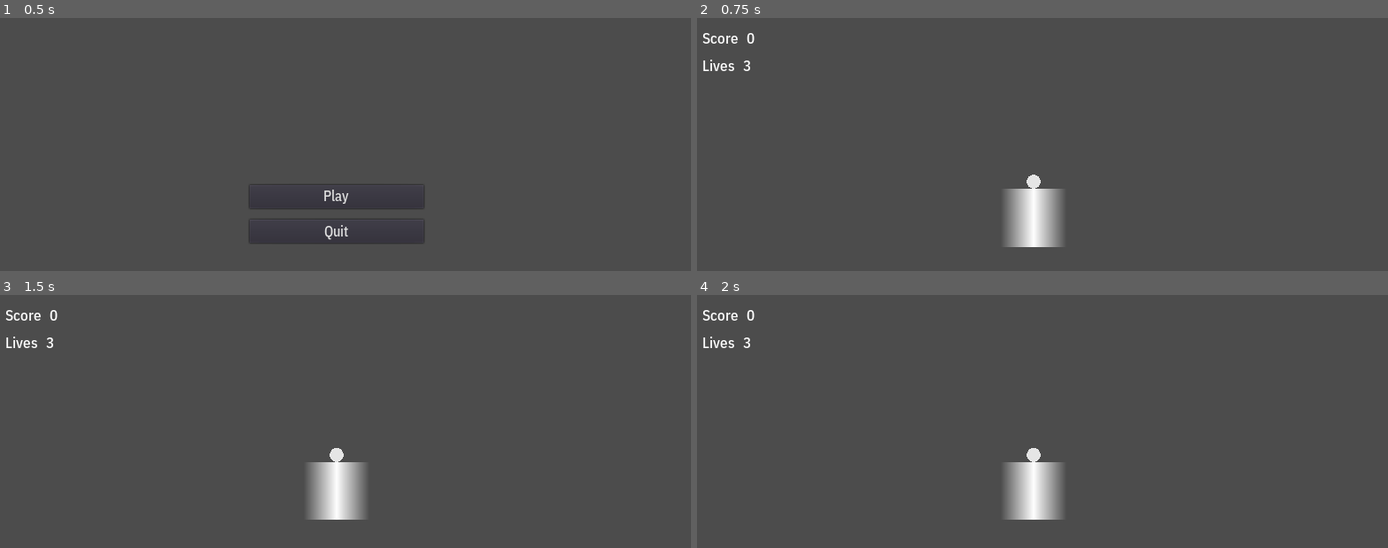
Above: before the commit, frames 1-4 (two rows, left to right).
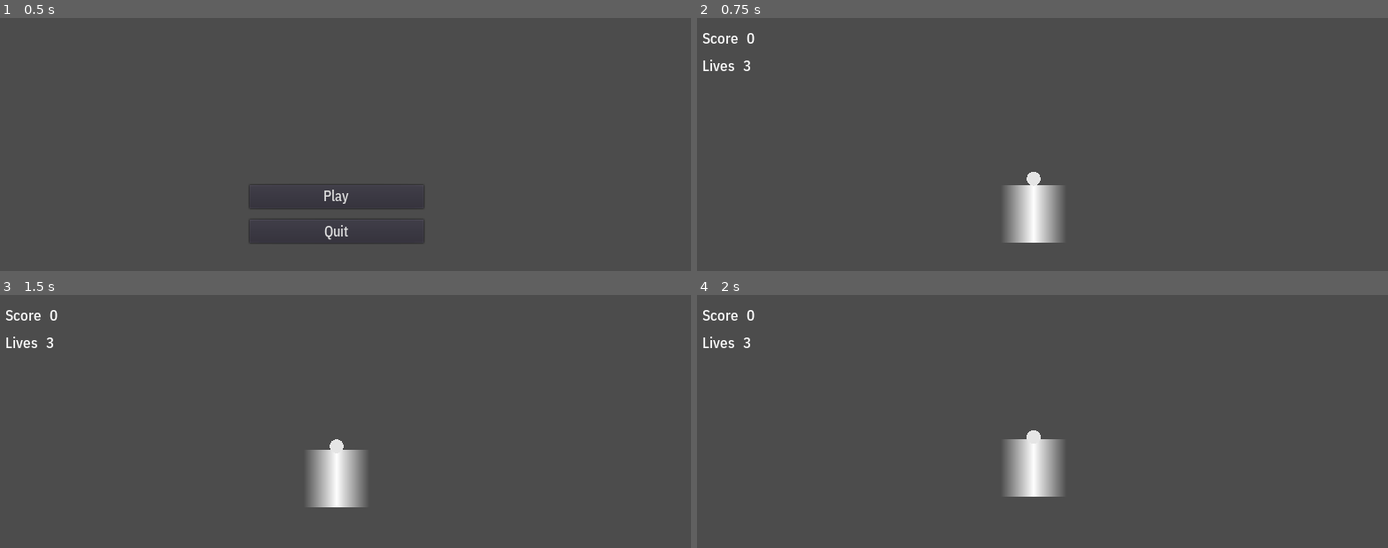
Above: after the commit, the same moments.

Repository: Calinou/escape-space
Game: Godot game, scene res://menu/main.tscn
Same seed, same stepped clock (60 frames per second), same inputs: the game is played once before the commit and once after it.
Inputs:
- Up to frame 1 (0.5 s): no input
- Up to frame 2 (0.75 s): click "Play" at 0.5 s
- Up to frame 3 (1.5 s): tap Enter at 1.25 s; hold Up (move_up) from 1.28 s (still down)
- Up to frame 4 (2 s): keep holding Up (move_up)

Frame 1 is identical in both runs. In frame 2, 0.3% of the frame differs, in the area x 44-53%, y 60-91%; in frame 3, 0.8%; in frame 4, 1.5%, in the area x 44-53%, y 53-89%.

Commit message:
Begin rewriting the ball controller to use RigidBody2D

Diff:
--- a/game/ball/ball.gd
+++ b/game/ball/ball.gd
@@ -1,55 +1,19 @@
 # Copyright © 2018 Hugo Locurcio and contributors - MIT License
 # See `LICENSE.md` included in the source distribution for details.
 
-extends KinematicBody2D
+extends RigidBody2D
 class_name Ball
-
-# Path to the paddle which will be used to (re)set the ball's position
-export(NodePath) var start_paddle
 
 var motion = Vector2()
 
 # The starting ball speed
-var base_speed = 275
+const BASE_SPEED = 275
 
 # Speed factor on every bounce
 var speed_factor = 1.01
 
-# The maximum possible deflection
-# (relatve to the ball's current horizontal speed)
-var max_deflection = 300
-
 func _draw() -> void:
 	draw_circle(Vector2(), 10.0, Color(0.9, 0.9, 0.9, 1))
 
-func _ready() -> void:
-	reset()
-
-func _physics_process(delta: float) -> void:
-	return
-	var collision = move_and_collide(motion * delta)
-
-	if collision:
-		$AudioStreamPlayer.stream = load("res://game/ball/bounce." + str(randi() % 4) + ".wav")
-		$AudioStreamPlayer.play()
-		motion = motion.bounce(collision.normal)
-		motion *= speed_factor
-
-		if collision.collider is Brick:
-			var brick = collision.collider
-			brick.destroy()
-
-		if collision.collider is Paddle:
-			var paddle = collision.collider
-			var extents = paddle.get_node("CollisionShape2D").shape.extents.x
-
-			# The ball will deflect if it hit close to one of the paddle's edges
-			motion.x = max_deflection * (collision.position.x - paddle.position.x) / extents
-
-func _on_ball_fell() -> void:
-	reset()
-
-func reset() -> void:
-	var paddle = get_node(start_paddle)
-	position = Vector2(paddle.position.x, paddle.position.y - 20)
-	motion = Vector2(0, -base_speed)
+func _integrate_forces(state: Physics2DDirectBodyState) -> void:
+	pass
--- a/game/ball/ball.tscn
+++ b/game/ball/ball.tscn
@@ -1,22 +1,40 @@
-[gd_scene load_steps=3 format=2]
+[gd_scene load_steps=4 format=2]
 
 [ext_resource path="res://game/ball/ball.gd" type="Script" id=1]
+
+[sub_resource type="PhysicsMaterial" id=2]
+
+friction = 0.0
+rough = false
+bounce = 1.0
+absorbent = false
 
 [sub_resource type="CircleShape2D" id=1]
 
 custom_solver_bias = 0.0
 radius = 10.0
 
-[node name="Ball" type="KinematicBody2D" groups=[
+[node name="Ball" type="RigidBody2D" groups=[
 "ball",
 ]]
 input_pickable = false
 collision_layer = 8
-collision_mask = 7
-collision/safe_margin = 0.08
-motion/sync_to_physics = false
+collision_mask = 31
+mode = 0
+mass = 1.0
+physics_material_override = SubResource( 2 )
+gravity_scale = 0.0
+custom_integrator = false
+continuous_cd = 0
+contacts_reported = 0
+contact_monitor = false
+sleeping = false
+can_sleep = true
+linear_velocity = Vector2( 0, 0 )
+linear_damp = -1.0
+angular_velocity = 0.0
+angular_damp = -1.0
 script = ExtResource( 1 )
-start_paddle = null
 
 [node name="CollisionShape2D" type="CollisionShape2D" parent="."]
 shape = SubResource( 1 )
--- a/project.godot
+++ b/project.godot
@@ -9,7 +9,7 @@
 config_version=4
 
 _global_script_classes=[ {
-"base": "KinematicBody2D",
+"base": "RigidBody2D",
 "class": "Ball",
 "language": "GDScript",
 "path": "res://game/ball/ball.gd"
